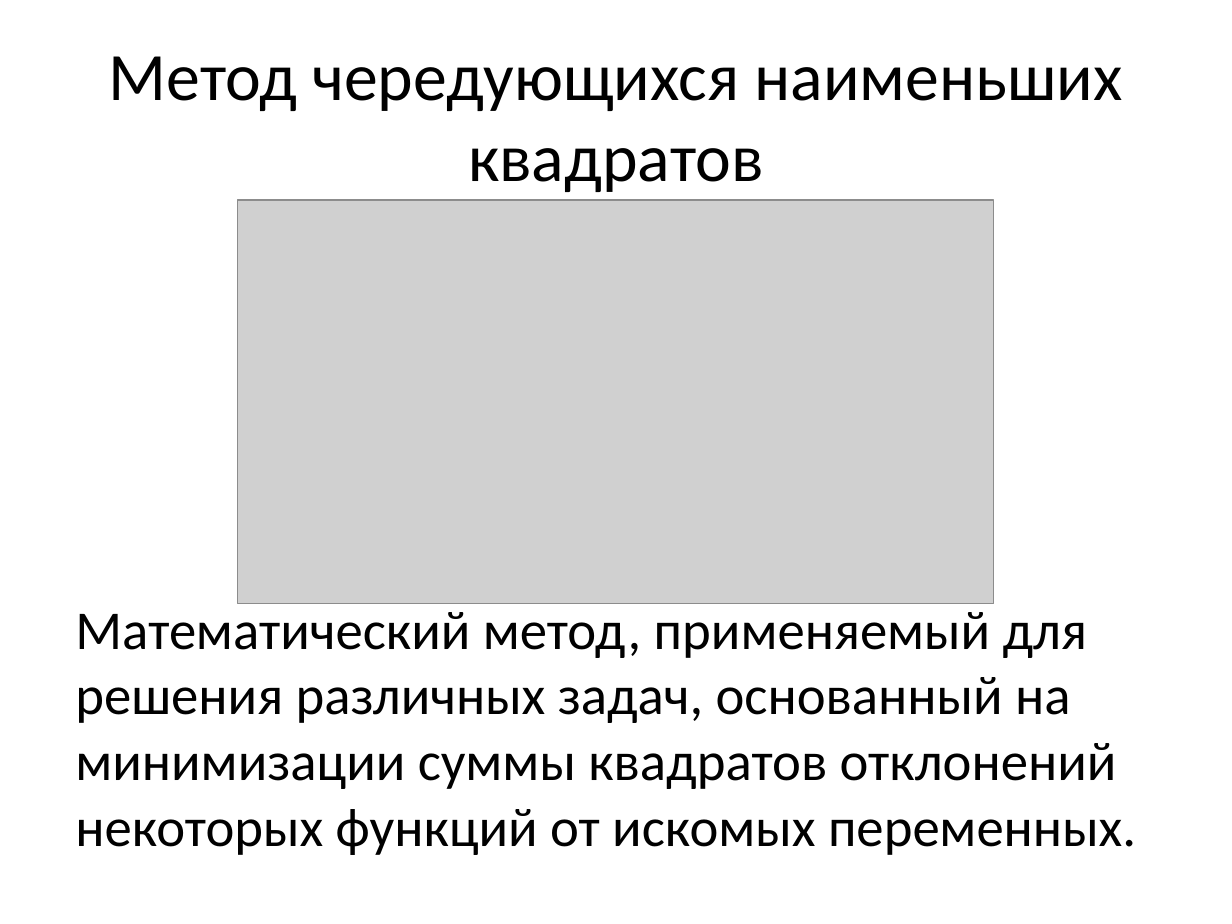
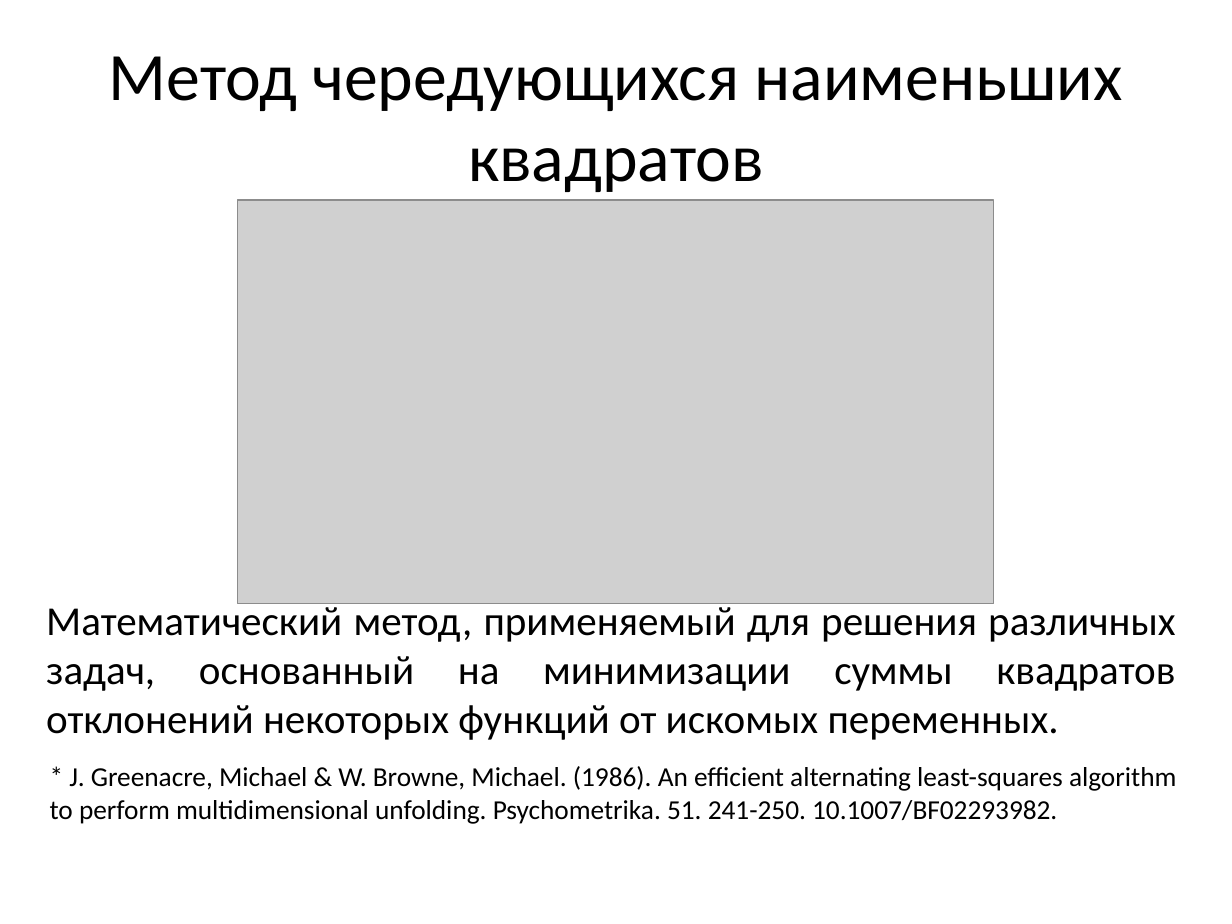
Before and after one commit to AlexBelov/master_thesis, a slide deck: slide 13 of Презентация.pptx. Drawn at 1232x924 pixels with LibreOffice and Linux fonts; fonts in the diff are those of the drawing; grey boxes stand for pictures. Boxes give left, top, right and bottom in pixels: in the first picture for what was removed or moved away, otherwise in the second. Text is boxed around its words. In the diff, an @@ line names an element or a change of style, - is before the commit and + after.

Commit message:
Fix presentation, add some stuff

```diff
--- a/Презентация.pptx
+++ b/Презентация.pptx
@@ text "Математический метод, применяемый для решения ...": place and size @@
-text "Математический метод, применяемый для решения ..." at <box>75,603,1136,855</box>
+text "Математический метод, применяемый для решения ..." at <box>46,601,1175,740</box>
@@ text "Математический метод, применяемый для решения ..." at <box>46,601,1175,740</box>: size 32 to 24 pt; alignment left to justified; less space between paragraphs @@
@@ text added at <box>50,766,1176,824</box>, 16 pt, text #000000 @@
+* J. Greenacre, Michael & W. Browne, Michael. (1986). An efficient alternating least-squares algorithm to perform multidimensional unfolding. Psychometrika. 51. 241-250. 10.1007/BF02293982.
```
Also in this commit, not shown: 5 other slides changed, 3 other files.
